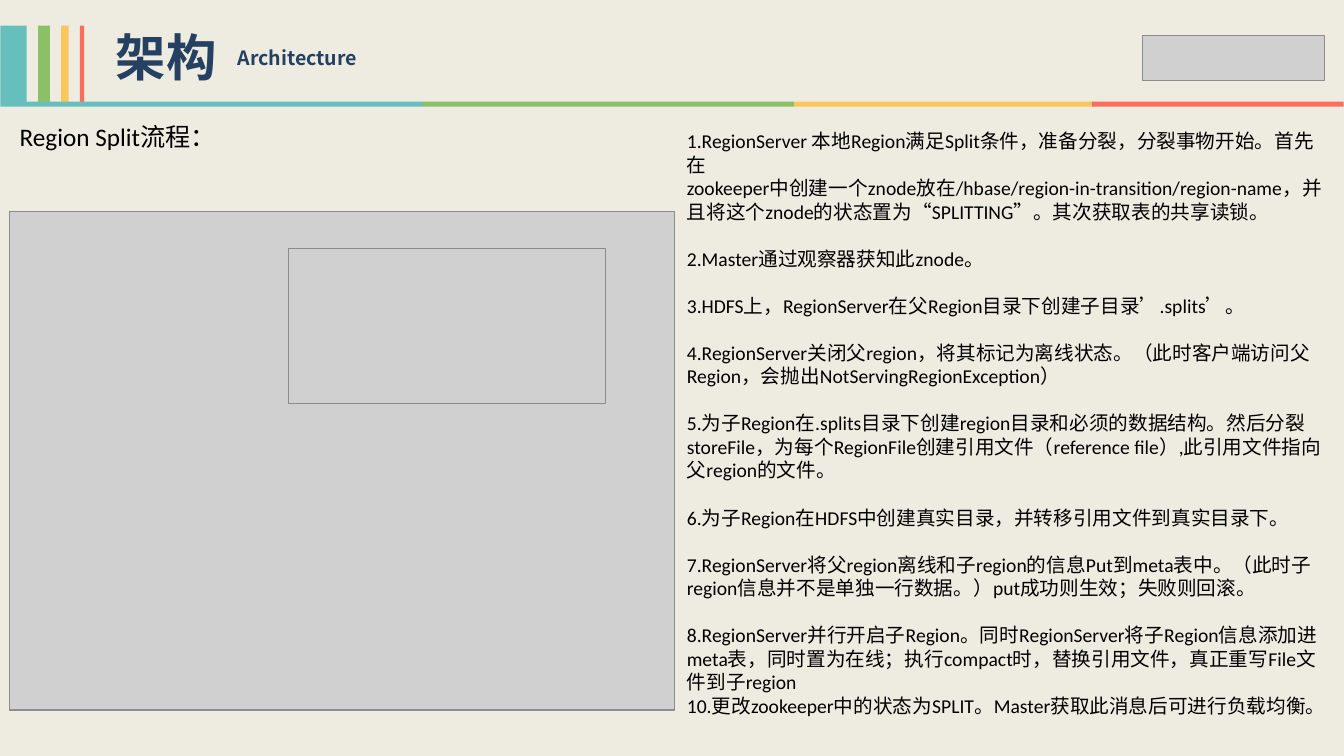
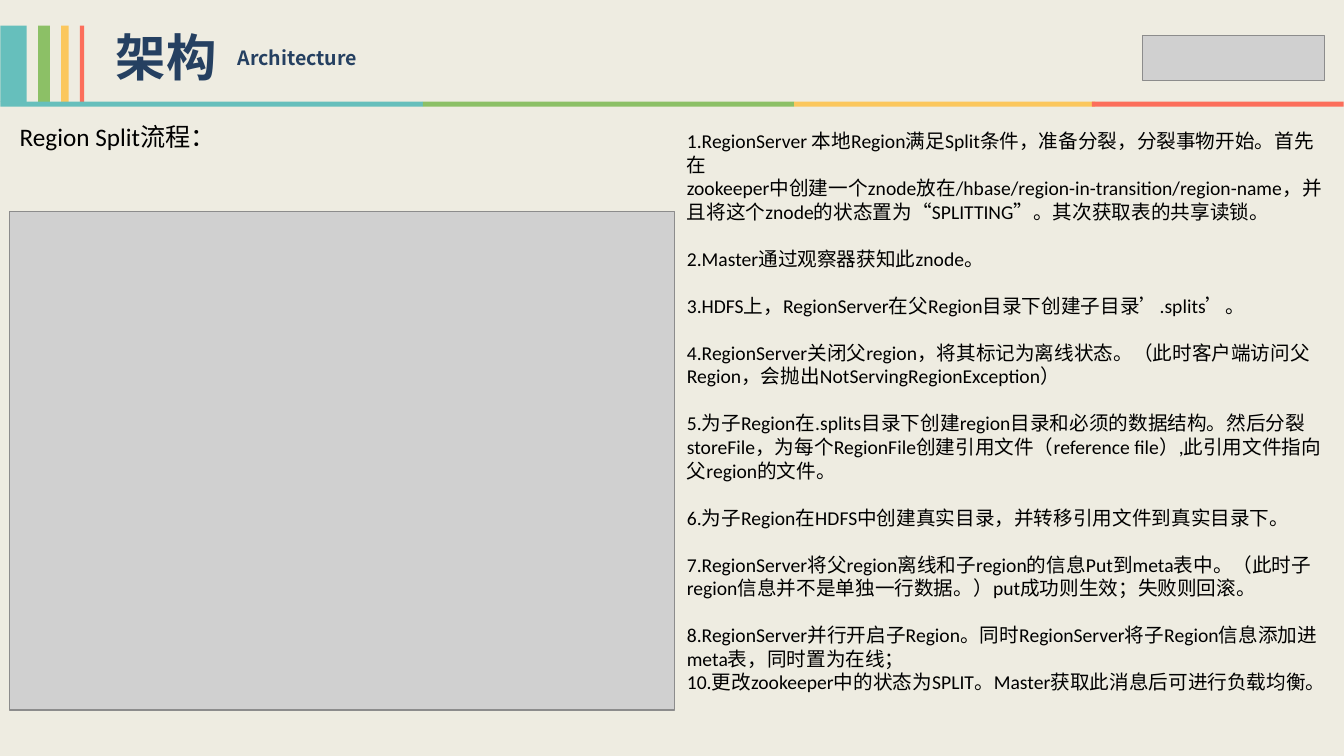
Before and after one commit to xiaoguoqiang/data, a slide deck: slide 27 of HBase技术分享-李强.pptx (slide 22 before the commit). Drawn at 1344x756 pixels with LibreOffice and Linux fonts; fonts in the diff are those of the drawing; grey boxes stand for pictures. Boxes give left, top, right and bottom in pixels: in the first picture for what was removed or moved away, otherwise in the second. Text is boxed around its words. In the diff, an @@ line names an element or a change of style, - is before the commit and + after.

```diff
--- a/HBase技术分享-李强.pptx
+++ b/HBase技术分享-李强.pptx
@@ picture removed at <box>288,248,606,403</box> @@
@@ text at <box>687,626,1317,669</box>: text changed @@
-8.RegionServer并行开启子Region。同时RegionServer将子Region信息添加进meta表，同时置为在线；执行compact时，替换引用文件，真正重写File文件到子region
+8.RegionServer并行开启子Region。同时RegionServer将子Region信息添加进meta表，同时置为在线；
```
Also in this commit, not shown: 3 other slides changed, 7 slides added.
